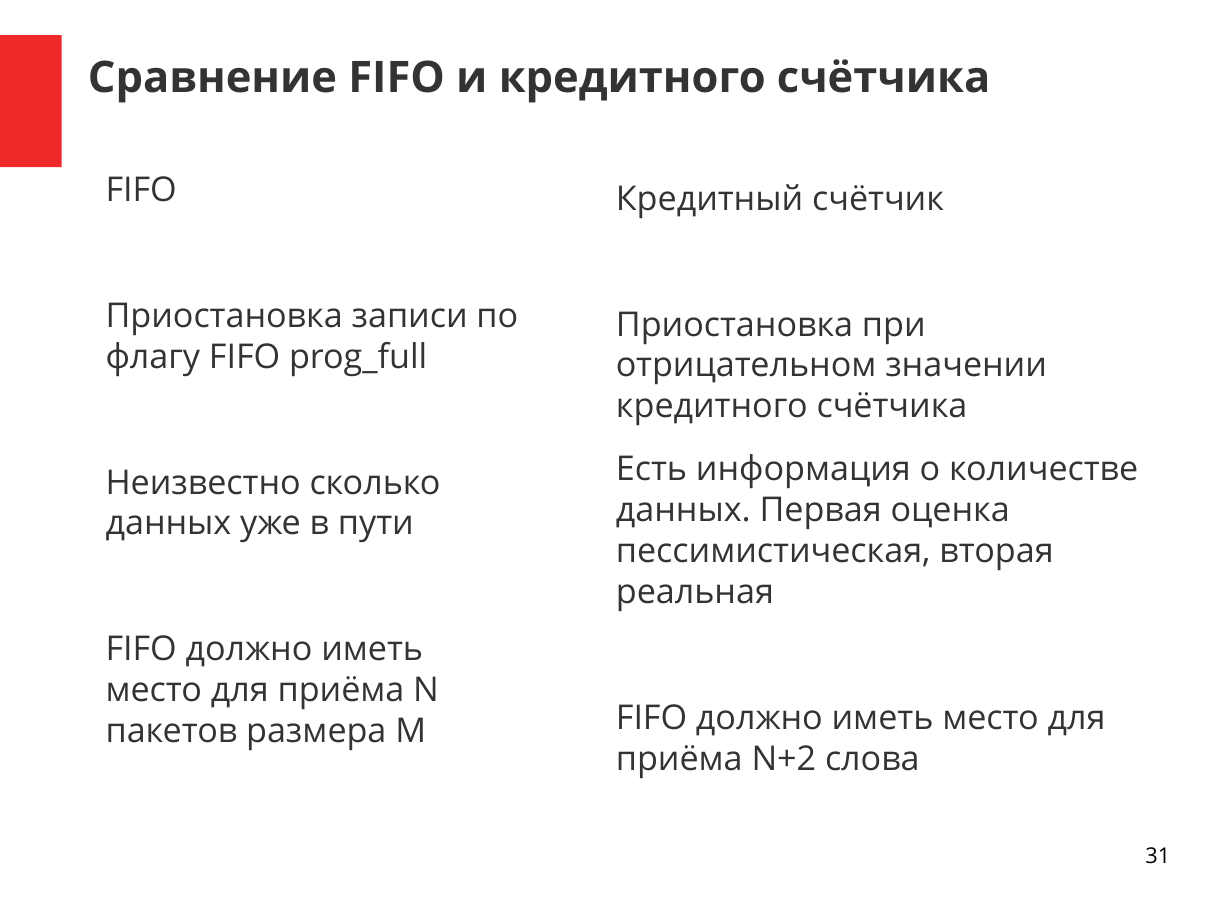
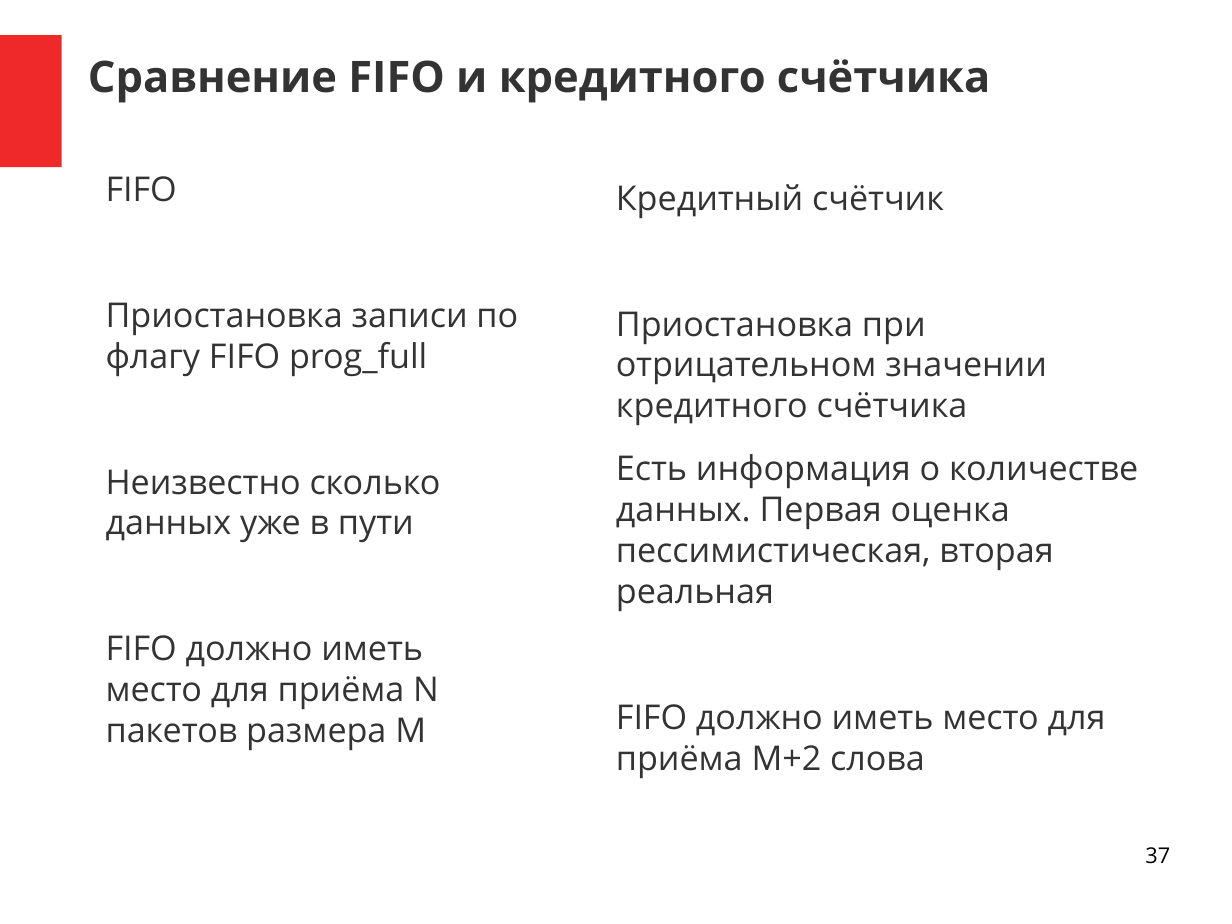
Before and after one commit to DigitalDesignSchool/2021dev, a slide deck: slide 37 of examples/presentation/pr_1.odp (slide 31 before the commit). Drawn at 1232x924 pixels with LibreOffice and Linux fonts; fonts in the diff are those of the drawing. Boxes give left, top, right and bottom in pixels: in the first picture for what was removed or moved away, otherwise in the second. Text is boxed around its words. In the diff, an @@ line names an element or a change of style, - is before the commit and + after.

```diff
--- a/examples/presentation/pr_1.odp
+++ b/examples/presentation/pr_1.odp
@@ text at <box>616,704,1106,779</box>: text changed @@
-FIFO должно иметь место для приёма N+2 слова
+FIFO должно иметь место для приёма M+2 слова
@@ page number at <box>1145,847,1170,864</box>: text changed @@
-31
+37
```
Also in this commit, not shown: 5 other slides changed, 6 slides added, 22 other files.
